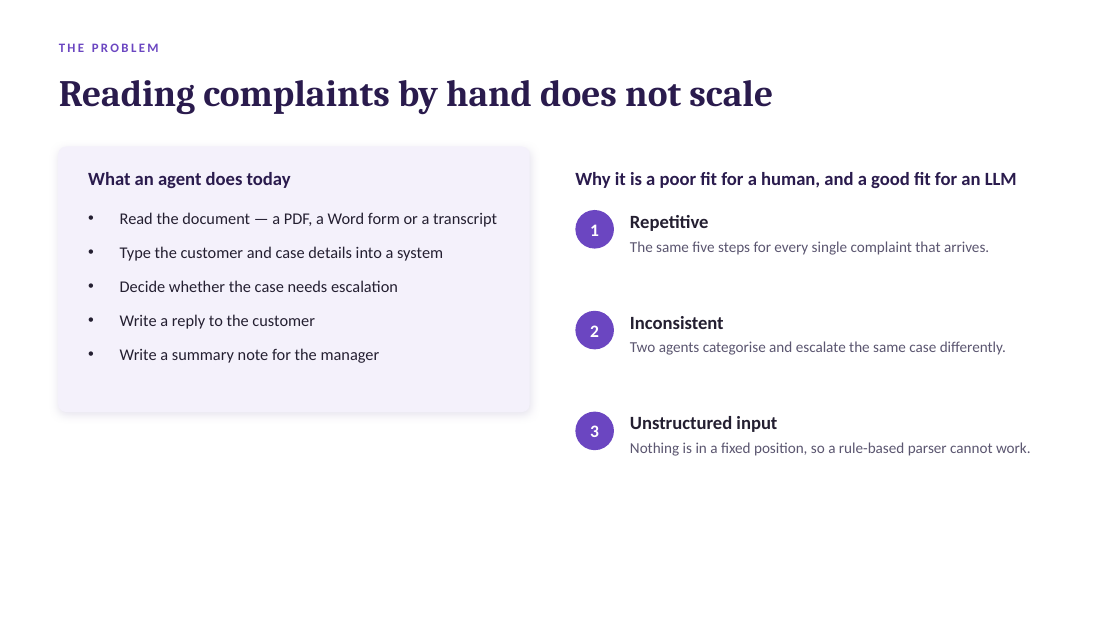
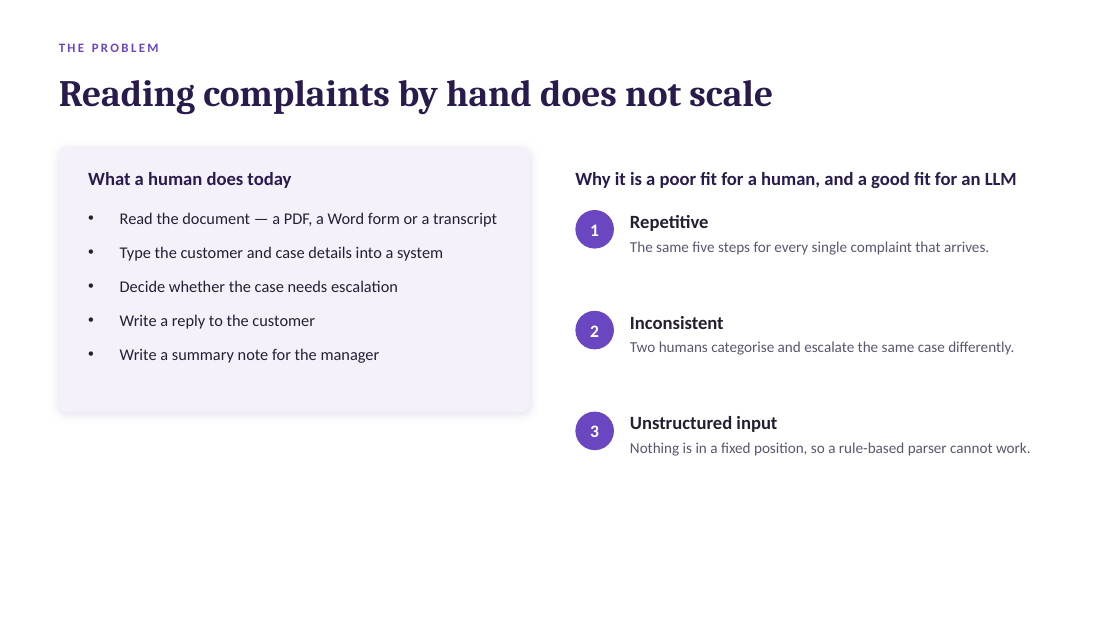
Before and after one commit to ashishjain3284/complaint-processor, a slide deck: slide 2 of docs/Project_Presentation.pptx. Drawn at 1120x630 pixels with LibreOffice and Linux fonts; fonts in the diff are those of the drawing. Boxes give left, top, right and bottom in pixels: in the first picture for what was removed or moved away, otherwise in the second. Text is boxed around its words. In the diff, an @@ line names an element or a change of style, - is before the commit and + after.

```diff
--- a/docs/Project_Presentation.pptx
+++ b/docs/Project_Presentation.pptx
@@ text at [88, 172, 291, 188]: text changed @@
-What an agent does today
+What a human does today
@@ text at [630, 341, 1014, 355]: text changed @@
-Two agents categorise and escalate the same case differently.
+Two humans categorise and escalate the same case differently.
```
Also in this commit, not shown: 2 other slides changed, 1 slide added, 1 slide removed, 2 other files.
